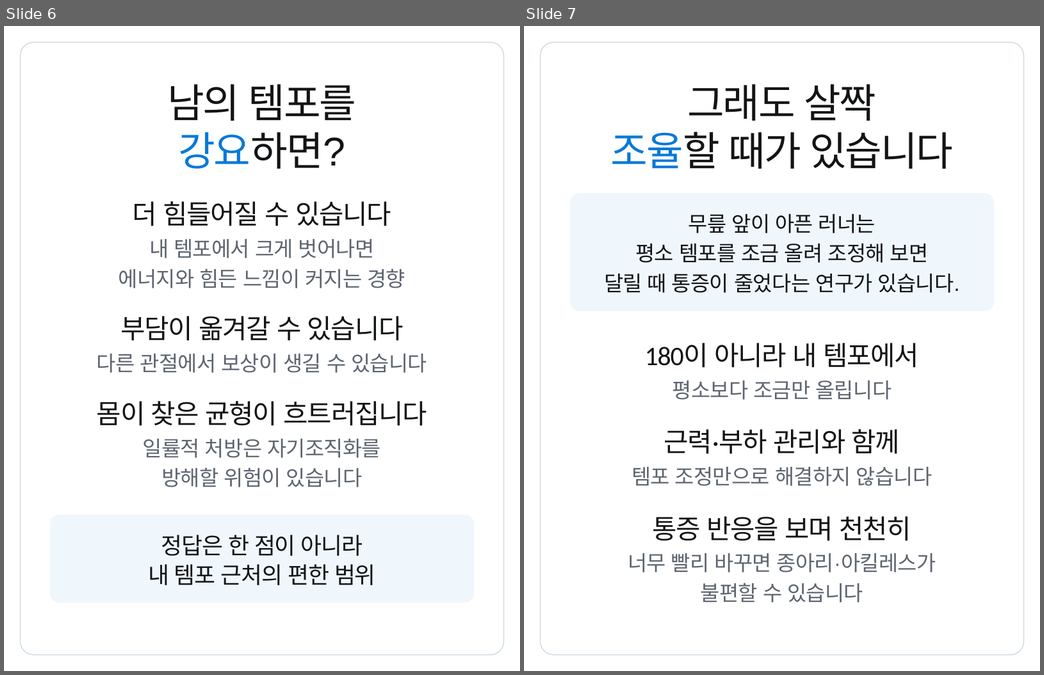
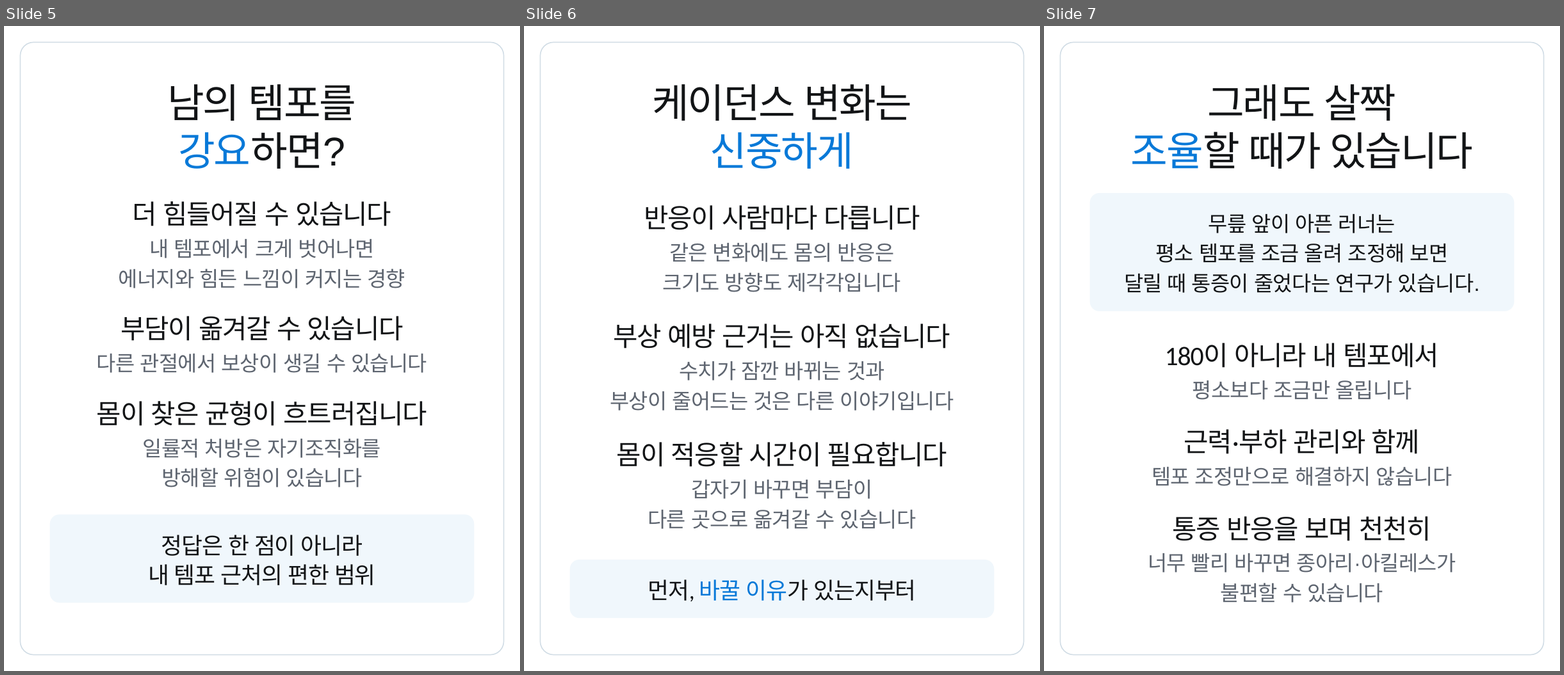
Before and after one commit to js920915-cyber/New-box, a slide deck: content/cadence-180-rule/adobe-express/cadence-180-rule-express.pptx. Shown side by side, each under a label of ours: slides 6 and 7 before the commit, slides 5, 6 and 7 after it. The pictures are 1044x675 and 1564x675 pixels, drawn with LibreOffice and Linux fonts; fonts in the diff are those of the drawing. Boxes give left, top, right and bottom in pixels: in the first picture for what was removed or moved away, otherwise in the second. Text is boxed around its words. In the diff, an @@ line names an element or a change of style, - is before the commit and + after.

```diff
--- a/content/cadence-180-rule/adobe-express/cadence-180-rule-express.pptx
+++ b/content/cadence-180-rule/adobe-express/cadence-180-rule-express.pptx
@@ slide 6 added at (x1=524, y1=26, x2=1040, y2=671), background #FFFFFF @@
@@ rounded rectangle added at (x1=540, y1=42, x2=1023, y2=654), outline #D0DCE5 1.5 pt @@
@@ text added at (x1=652, y1=84, x2=912, y2=121), 63 pt, text #121416 @@
+케이던스 변화는
@@ text added at (x1=710, y1=132, x2=854, y2=169), 63 pt, text #0879D8 @@
+신중하게
@@ text added at (x1=644, y1=205, x2=920, y2=230), 42 pt, text #121416 @@
+반응이 사람마다 다릅니다
@@ text added at (x1=669, y1=243, x2=894, y2=262), 33 pt, text #5E6570 @@
+같은 변화에도 몸의 반응은
@@ text added at (x1=663, y1=272, x2=901, y2=292), 33 pt, text #5E6570 @@
+크기도 방향도 제각각입니다
@@ text added at (x1=614, y1=324, x2=950, y2=349), 42 pt, text #121416 @@
+부상 예방 근거는 아직 없습니다
@@ text added at (x1=679, y1=361, x2=885, y2=381), 33 pt, text #5E6570 @@
+수치가 잠깐 바뀌는 것과
@@ text added at (x1=610, y1=391, x2=954, y2=411), 33 pt, text #5E6570 @@
+부상이 줄어드는 것은 다른 이야기입니다
@@ text added at (x1=617, y1=442, x2=947, y2=467), 42 pt, text #121416 @@
+몸이 적응할 시간이 필요합니다
@@ text added at (x1=691, y1=480, x2=872, y2=499), 33 pt, text #5E6570 @@
+갑자기 바꾸면 부담이
@@ text added at (x1=648, y1=510, x2=916, y2=529), 33 pt, text #5E6570 @@
+다른 곳으로 옮겨갈 수 있습니다
@@ rounded rectangle added at (x1=570, y1=559, x2=994, y2=617), fill #F0F7FC @@
@@ text added at (x1=648, y1=580, x2=916, y2=602), 36 pt, text #121416 @@
+먼저, 바꿀 이유가 있는지부터
@@ what was slide 6 is now slide 5 @@
```
Also in this commit, not shown: 1 slide removed, 22 other files.
